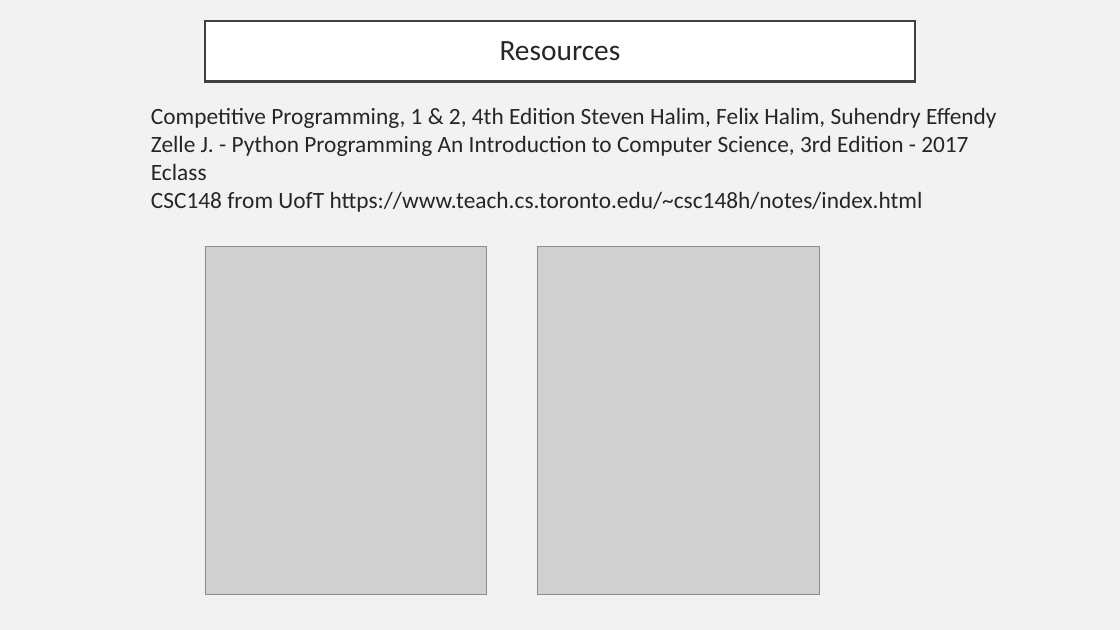
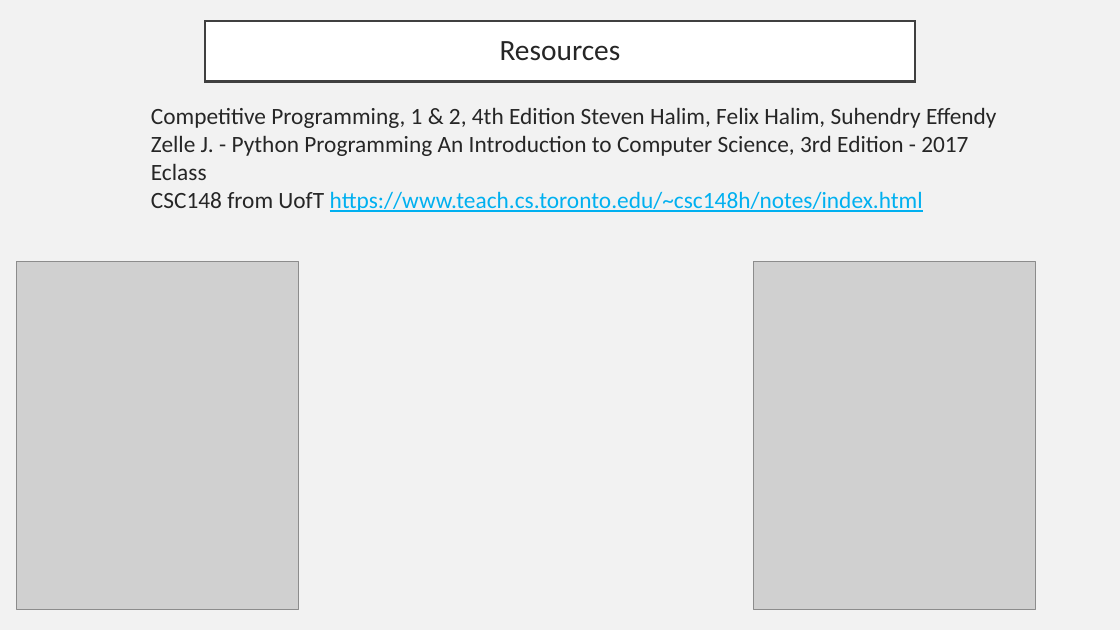
Before and after one commit to ryan-pelchat/competitive-programming-bootcamp-summer-2026, a slide deck: slide 10 of slides/day0_slides.pptx. Drawn at 1120x630 pixels with LibreOffice and Linux fonts; fonts in the diff are those of the drawing; grey boxes stand for pictures. Boxes give left, top, right and bottom in pixels: in the first picture for what was removed or moved away, otherwise in the second. Text is boxed around its words. In the diff, an @@ line names an element or a change of style, - is before the commit and + after.

```diff
--- a/slides/day0_slides.pptx
+++ b/slides/day0_slides.pptx
@@ text at [151,191,923,212]: text colour #262626 to #00B0F0, underline on in "https://www.teach.cs.toronto.edu/~csc148h/notes/index.html" @@
@@ picture: place and size @@
-picture at [205,247,486,595]
+picture at [17,262,298,610]
@@ picture: place and size @@
-picture at [538,247,819,595]
+picture at [754,261,1035,609]
```
Also in this commit, not shown: 1 other slide changed, 9 slides removed, 12 other files.
